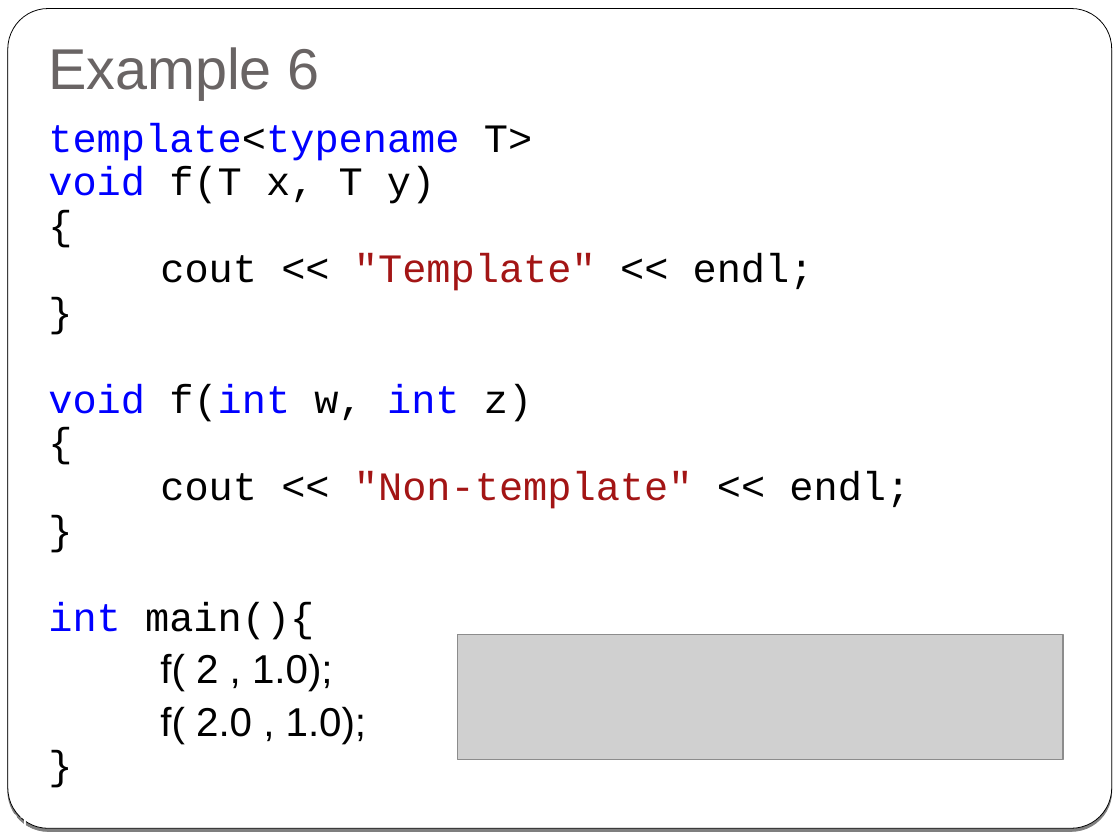
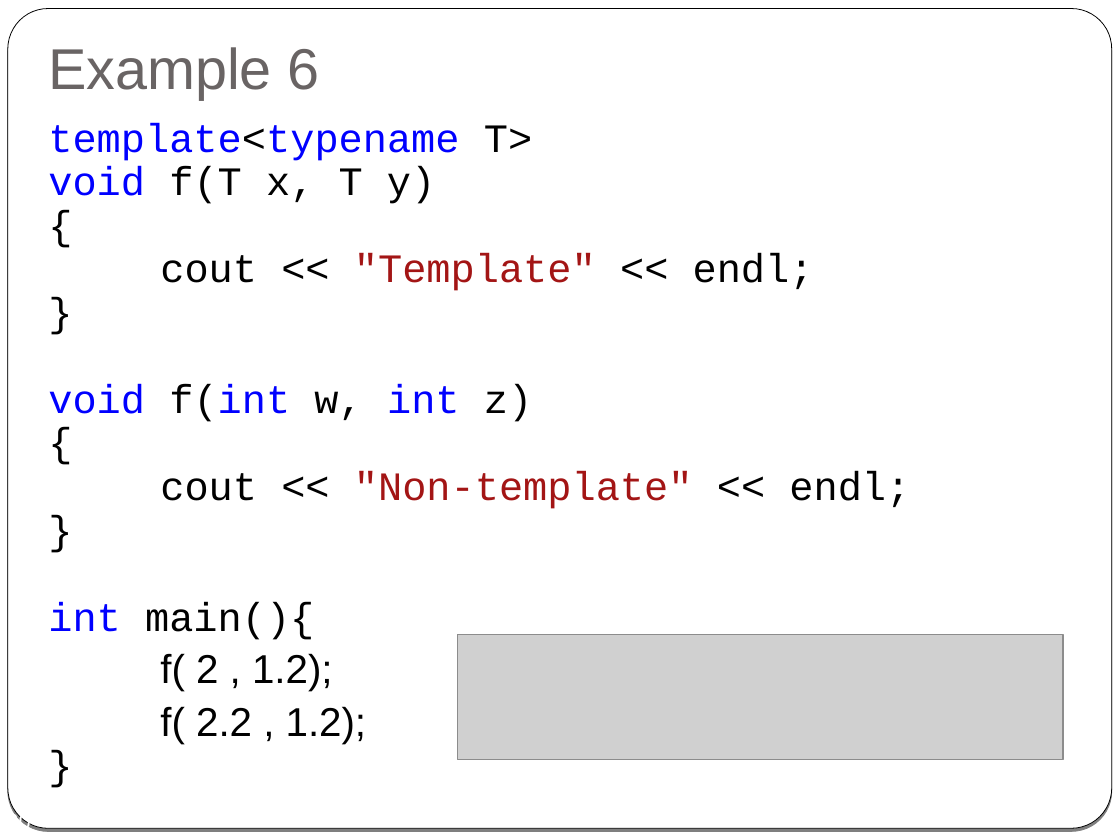
Before and after one commit to cpp-at-ariel/cpp-5778, a slide deck: slide 30 of week08-templates/slides.odp (slide 31 before the commit). Drawn at 1120x840 pixels with LibreOffice and Linux fonts; fonts in the diff are those of the drawing; grey boxes stand for pictures. Boxes give left, top, right and bottom in pixels: in the first picture for what was removed or moved away, otherwise in the second. Text is boxed around its words. In the diff, an @@ line names an element or a change of style, - is before the commit and + after.

```diff
--- a/week08-templates/slides.odp
+++ b/week08-templates/slides.odp
@@ text at (160,653,367,744): text changed @@
-f( 2 , 1.0);
-f( 2.0 , 1.0);
+f( 2 , 1.2);
+f( 2.2 , 1.2);
@@ page number at (6,812,30,827): text changed @@
-31
+30
```
Also in this commit, not shown: 8 other slides changed, 1 slide added, 3 slides removed, 3 other files.
